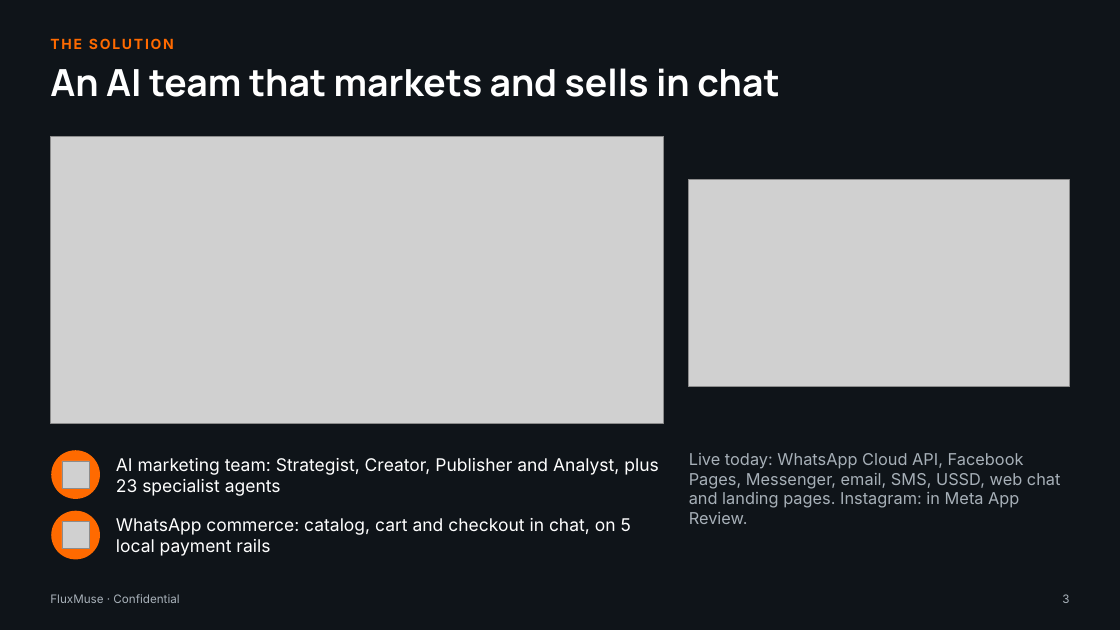
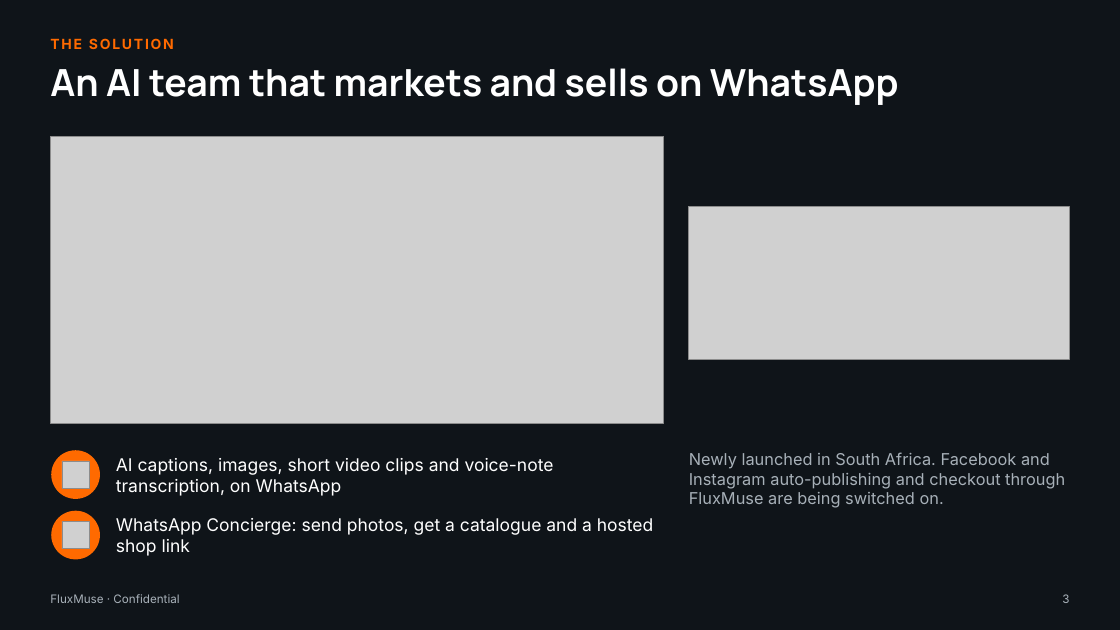
Before and after one commit to embizo/fluxmuse, a slide deck: slide 3 of docs/go-to-market/04_Investor_Pitch_Deck/FluxMuse_Investor_Pitch_Deck.pptx. Drawn at 1120x630 pixels with LibreOffice and Linux fonts; fonts in the diff are those of the drawing; grey boxes stand for pictures. Boxes give left, top, right and bottom in pixels: in the first picture for what was removed or moved away, otherwise in the second. Text is boxed around its words. In the diff, an @@ line names an element or a change of style, - is before the commit and + after.

```diff
--- a/docs/go-to-market/04_Investor_Pitch_Deck/FluxMuse_Investor_Pitch_Deck.pptx
+++ b/docs/go-to-market/04_Investor_Pitch_Deck/FluxMuse_Investor_Pitch_Deck.pptx
@@ text at <box>50,68,899,105</box>: text changed @@
-An AI team that markets and sells in chat
+An AI team that markets and sells on WhatsApp
@@ picture: place and size @@
-picture at <box>689,180,1070,387</box>
+picture at <box>689,207,1070,360</box>
@@ text at <box>116,458,554,496</box>: text changed @@
-AI marketing team: Strategist, Creator, Publisher and Analyst, plus 23 specialist agents
+AI captions, images, short video clips and voice-note transcription, on WhatsApp
@@ text at <box>689,452,1065,508</box>: text changed @@
-Live today: WhatsApp Cloud API, Facebook Pages, Messenger, email, SMS, USSD, web chat and landing pages. Instagram: in Meta App Review.
+Newly launched in South Africa. Facebook and Instagram auto-publishing and checkout through FluxMuse are being switched on.
@@ text at <box>116,518,653,556</box>: text changed @@
-WhatsApp commerce: catalog, cart and checkout in chat, on 5 local payment rails
+WhatsApp Concierge: send photos, get a catalogue and a hosted shop link
```
Also in this commit, not shown: 29 other slides changed, 15 other files.
